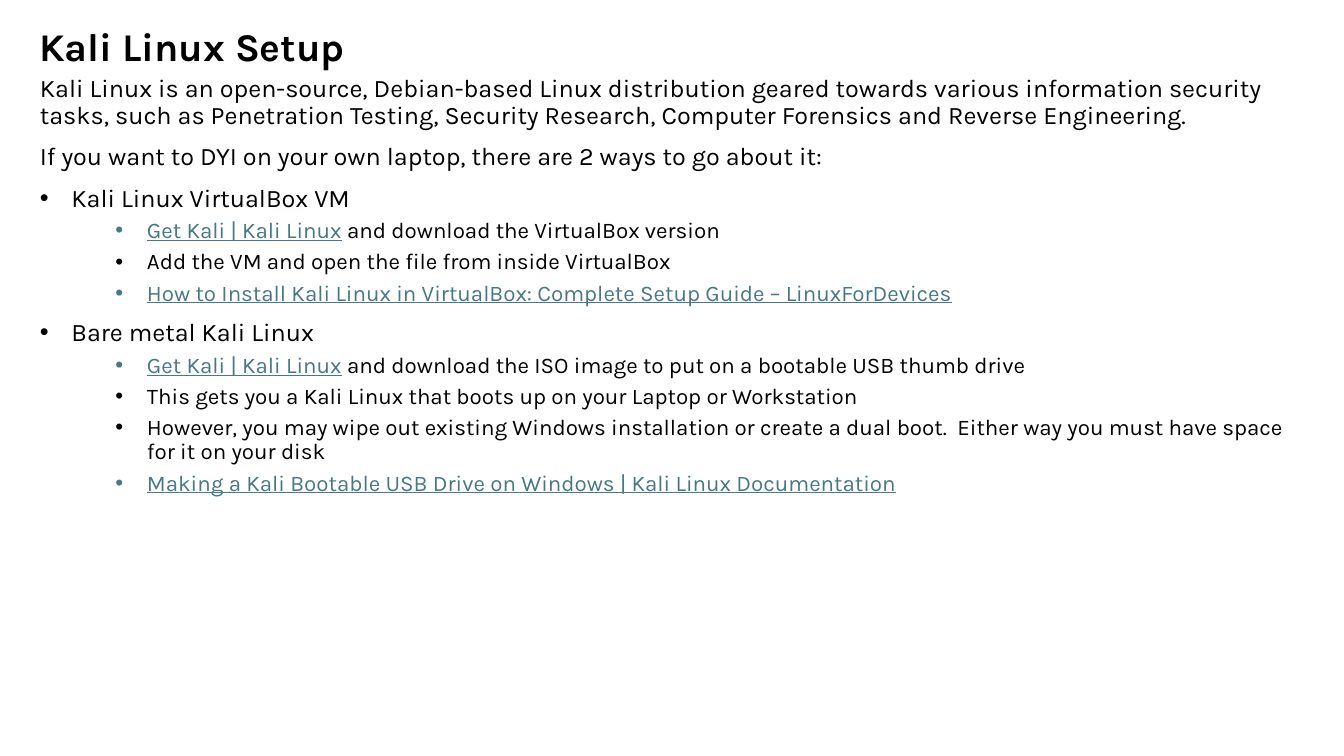
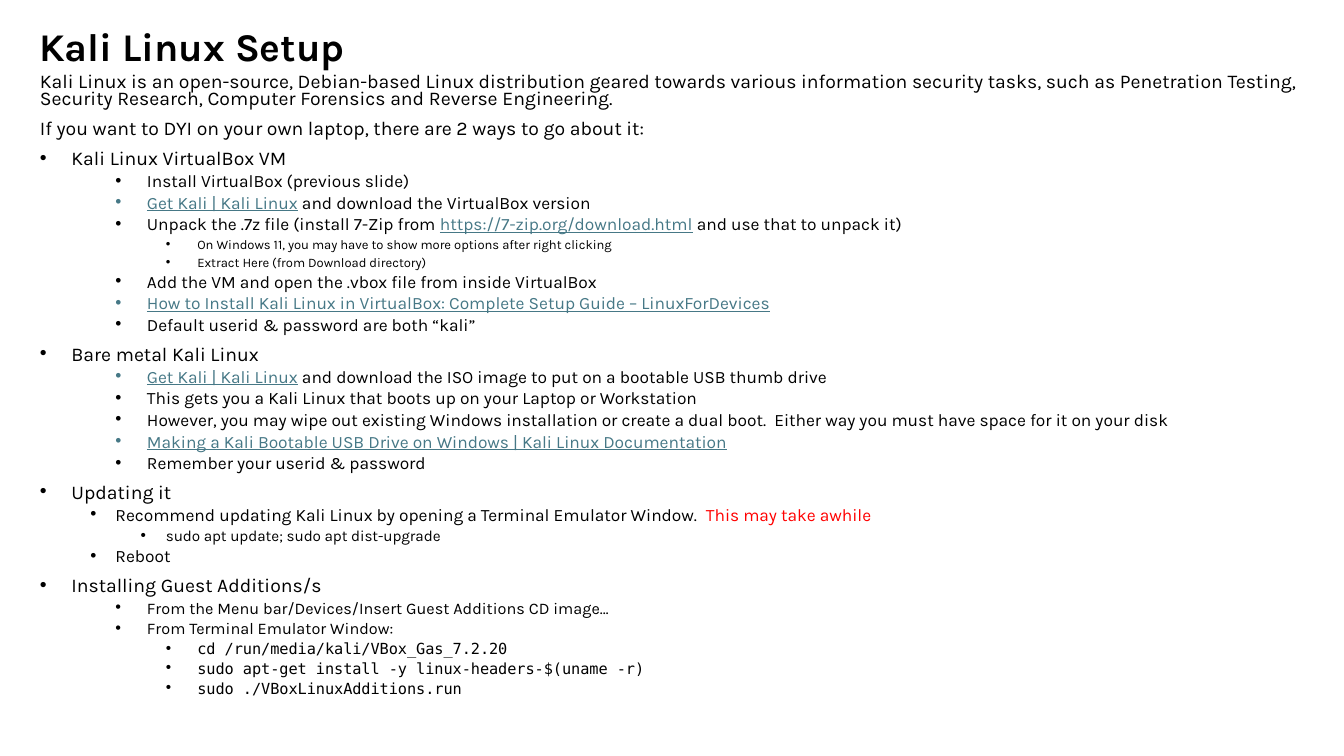
Before and after one commit to nprobert/AutoISAC-ACT-AdvWireless, a slide deck: slide 2 of 0 ACT AW - Setup.pptx. Drawn at 1344x756 pixels with LibreOffice and Linux fonts; fonts in the diff are those of the drawing. Boxes give left, top, right and bottom in pixels: in the first picture for what was removed or moved away, otherwise in the second. Text is boxed around its words. In the diff, an @@ line names an element or a change of style, - is before the commit and + after.

Commit message:
Setup, Intro and Bluetooth slides updated.

```diff
--- a/0 ACT AW - Setup.pptx
+++ b/0 ACT AW - Setup.pptx
@@ text at <box>40,74,1296,452</box>: size 18 to 13.9 pt in "Kali Linux is an open-source, Debian-based Linux ...", "If you want to DYI on your ...", "Kali Linux VirtualBox VM", "Bare metal Kali Linux"; size 16 to 12.4 pt in "Get Kali | Kali Linux and download ...", "How to Install Kali Linux in VirtualBox: ...", "Get Kali | Kali Linux and download ...", "This gets you a Kali Linux that ..." and 2 more places; line spacing 0.9 to 0.7 @@
@@ text at <box>147,174,409,191</box>: paragraph added @@
+  • Install VirtualBox (previous slide)
@@ text at <box>147,217,902,292</box>: text changed; size 16 to 12.4 pt @@
-  • Add the VM and open the file from inside VirtualBox
+  • Unpack the .7z file (install 7-Zip from https://7-zip.org/download.html and use that to unpack it)
+    • On Windows 11, you may have to show more options after right clicking
+    • Extract Here (from Download directory)
+  • Add the VM and open the .vbox file from inside VirtualBox
@@ text at <box>147,319,475,335</box>: paragraph added @@
+  • Default userid & password are both “kali”
@@ text at <box>71,457,871,696</box>: paragraphs added @@
+  • Remember your userid & password
+• Updating it
+  • Recommend updating Kali Linux by opening a Terminal Emulator Window. This may take awhile
+    • sudo apt update; sudo apt dist-upgrade
+  • Reboot
+• Installing Guest Additions/s
+  • From the Menu bar/Devices/Insert Guest Additions CD image…
+  • From Terminal Emulator Window:
+    • cd /run/media/kali/VBox_Gas_7.2.20
+    • sudo apt-get install -y linux-headers-$(uname -r)
+    • sudo ./VBoxLinuxAdditions.run
```
Also in this commit, not shown: 1 other slide changed, 1 slide added, 4 other files.
